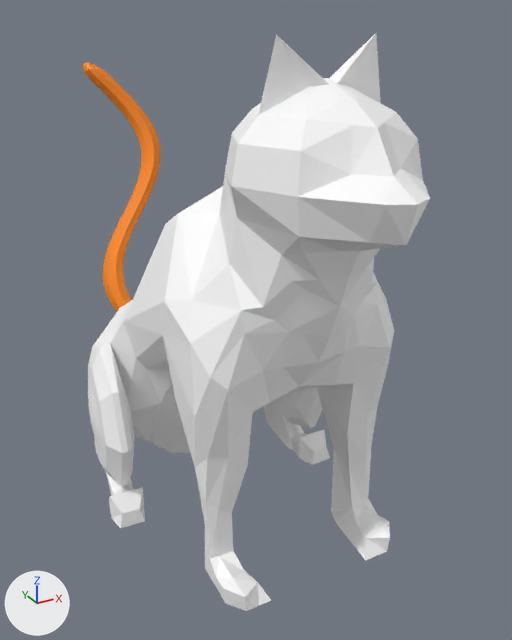
A saved change to the FBX model Assets/_Art Assets/Characters/cat.fbx.
Rendered twice from a camera (50 mm lens) standing at (-0.88, -1.78, 1.51) and looking at (0.11, 0.02, 0.61). The lights are fixed; the arrows at lower left show +X, +Y and +Z. Where no turn or scale is listed for an object, it has been applied to the vertices.

Before the edit, the objects in view are built like this:
```python
me_mesh = bpy.data.meshes.new('Mesh')
me_mesh.from_pydata(...)  # 429 vertices, 854 faces; spans x -0.4..0.414, y -0.793..0.653, z 0.013..1.465
me_mesh.materials.append(mat_lambert2)  # its picture is missing
me_mesh_001 = bpy.data.meshes.new('Mesh.001')
me_mesh_001.from_pydata(...)  # 554 vertices, 560 faces; spans x -0.168..0.168, y -0.263..0.265, z -0.511..0.538
me_mesh_001.materials.append(mat_lambert3)  # orange #ff8800
ob_geo_cat = bpy.data.objects.new('geo_cat', me_mesh)
ob_geo_cat.location = (0.0, 0.0, 0.0)
ob_geo_tail = bpy.data.objects.new('geo_tail', me_mesh_001)
ob_geo_tail.location = (0.0, 0.81, 0.785)
```
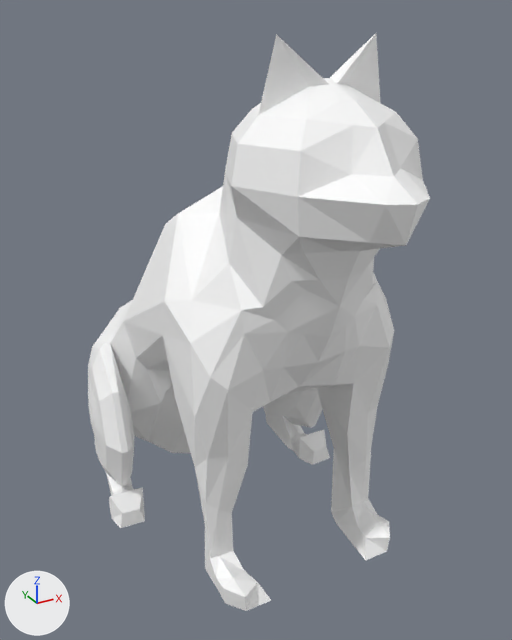
The newer file is also rescaled (x0.2) as a whole; pictures and numbers use the older file's frame.

Location of each change, (x1, y1, x2, y2) in pixels of the pictures (512 x 640 px):
'geo_tail', deleted (orange)
    before: (83, 63, 161, 311)

What changed in the scene script:
```text
Remove ob_geo_tail:
    ob_geo_tail = bpy.data.objects.new('geo_tail', me_mesh_001)
    ob_geo_tail.location = (0.0, 0.81, 0.785)
```
